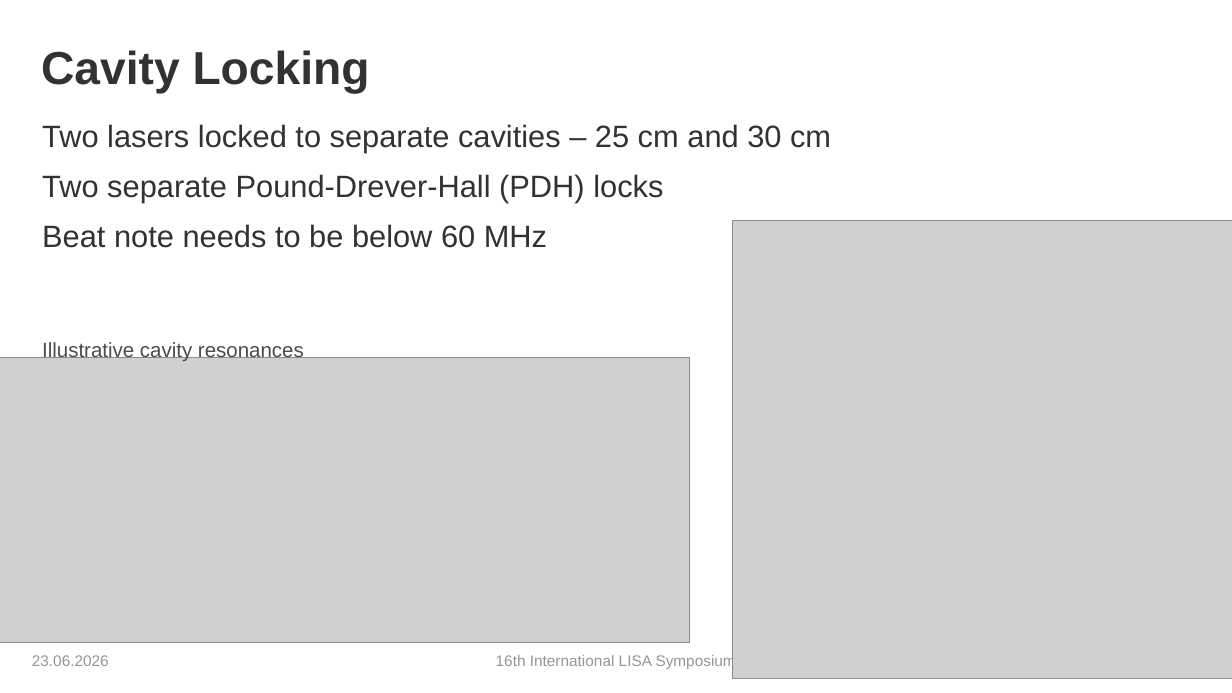
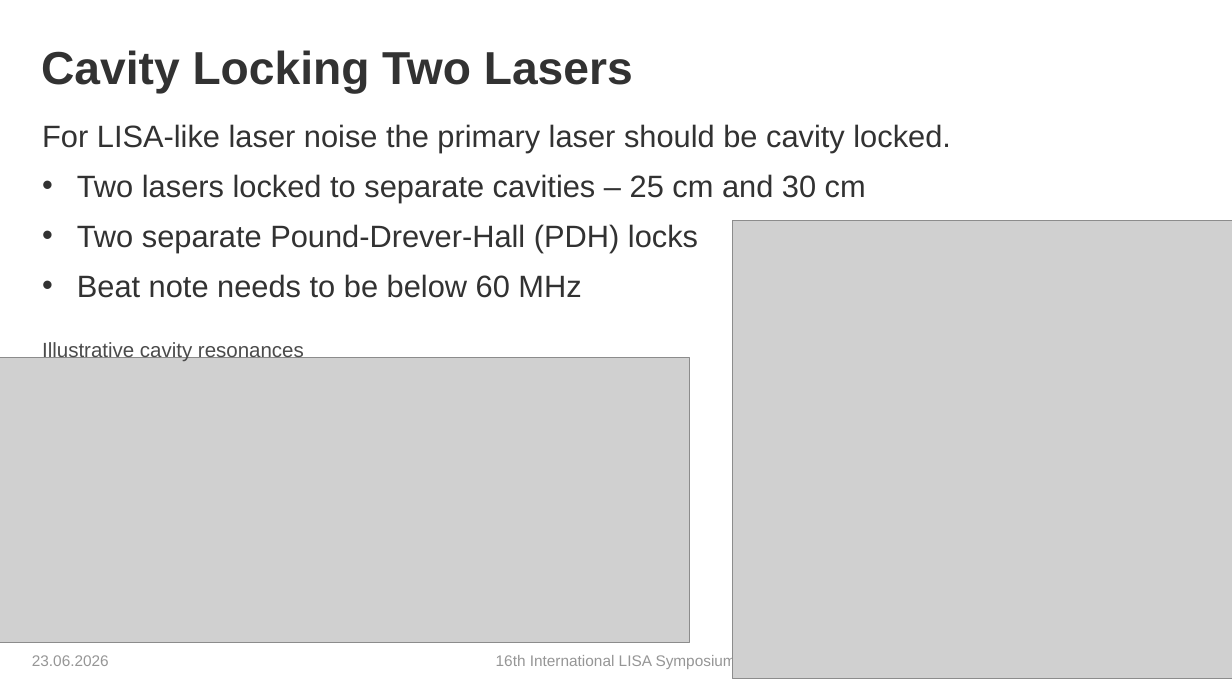
Before and after one commit to karinkruuse/Esitlused, a slide deck: slide 8 of Kruuse_Symposium_2026 - Copy.pptx (slide 10 before the commit). Drawn at 1232x693 pixels with LibreOffice and Linux fonts; fonts in the diff are those of the drawing; grey boxes stand for pictures; background and template pictures are left out. Boxes give left, top, right and bottom in pixels: in the first picture for what was removed or moved away, otherwise in the second. Text is boxed around its words. In the diff, an @@ line names an element or a change of style, - is before the commit and + after.

```diff
--- a/Kruuse_Symposium_2026 - Copy.pptx
+++ b/Kruuse_Symposium_2026 - Copy.pptx
@@ title at bbox=[41, 50, 633, 93]: text changed @@
-Cavity Locking
+Cavity Locking Two Lasers
@@ text at bbox=[42, 124, 951, 153]: paragraph added @@
+For LISA-like laser noise the primary laser should be cavity locked.
@@ text at bbox=[77, 174, 866, 298]: bullet none to • @@
```
Also in this commit, not shown: 10 other slides changed, 2 slides removed.
